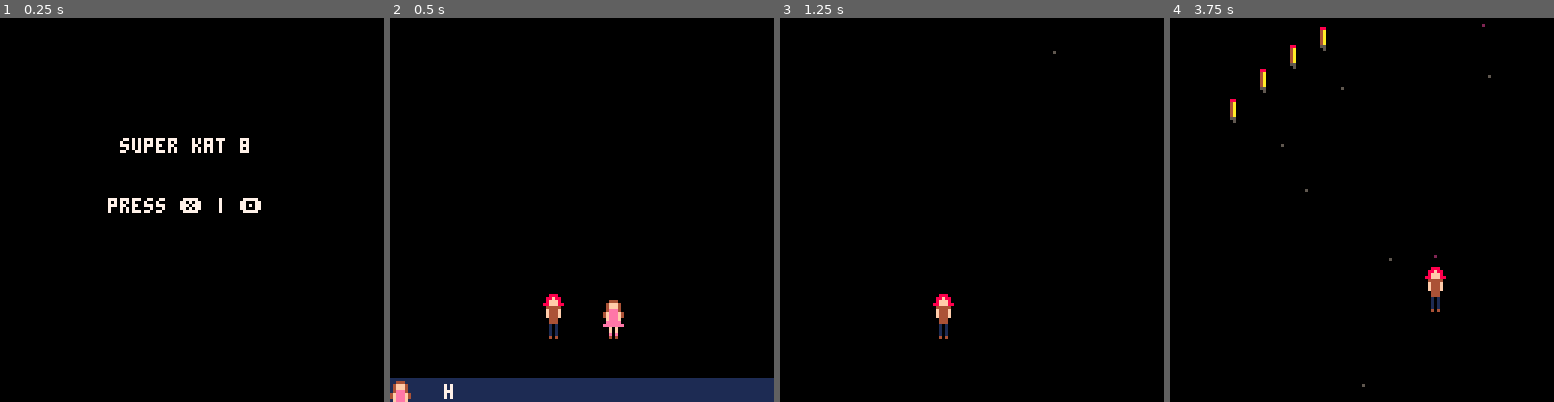
Above: before the commit, frames 1-4 (left to right).
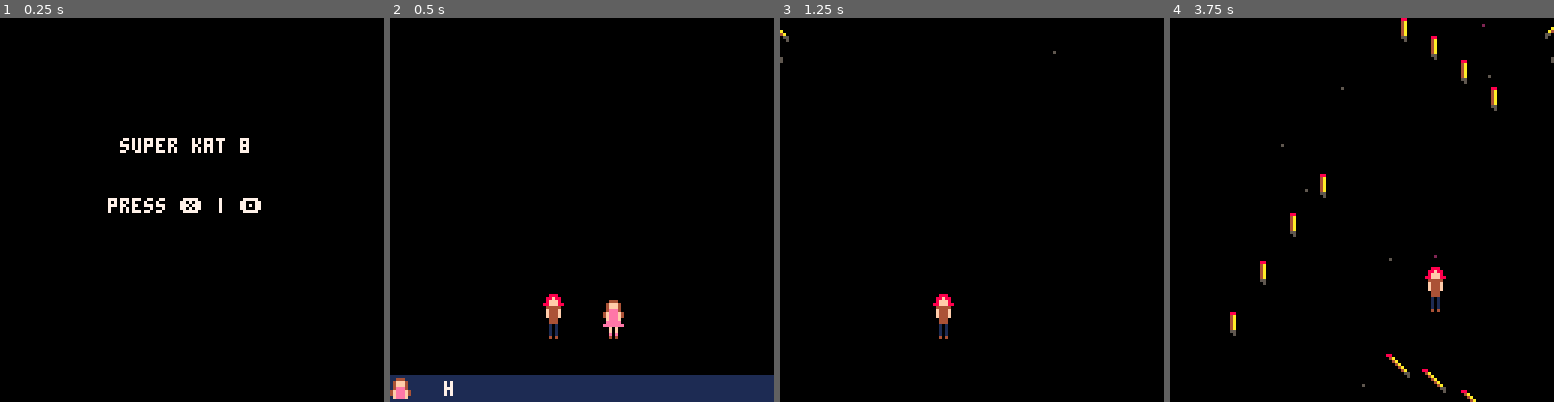
Above: after the commit, the same moments.

Repository: nsatragno/pico8-carts
Game: PICO-8 cartridge super_kat_8/super_kat_8.p8
Same seed, same stepped clock (60 frames per second), same inputs: the game is played once before the commit and once after it.
Inputs:
- Up to frame 1 (0.25 s): no input
- Up to frame 2 (0.5 s): tap X (X key) at 0.33 s
- Up to frame 3 (1.25 s): tap O (Z key) at 0.7 s; tap X (X key) at 1.07 s
- Up to frame 4 (3.75 s): hold Right 1.6-2.1 s; tap O (Z key) every 0.4 s from 1.7 to 3.7 s; tap X (X key) at 1.85, 2.97 s; hold Up 2.15-2.42 s; hold Right 2.47-3.03 s; hold Left 3.08-3.58 s; hold Down from 3.63 s (still down)

Frame 1 is identical in both runs. In frame 2, 1.0% of the frame differs, in the area x 0-100%, y 92-100%; in frame 3, less than 0.1%; in frame 4, 1.4%, in the area x 15-100%, y 0-100%.

Commit message:
Better pencils.

Diff:
--- a/super_kat_8/super_kat_8.p8
+++ b/super_kat_8/super_kat_8.p8
@@ -27,10 +27,31 @@
 
  events = {
   {
+   x = -5,
+   y = 0,
+   spawn = "pencil",
+   offset = 0.2,
+   angle = .86,
+  },
+  {
+   x = -5,
+   y = 10,
+   spawn = "pencil",
+   offset = 0.2,
+   angle = .86,
+  },
+  {
+   x = -5,
+   y = 20,
+   spawn = "pencil",
+   offset = 0.2,
+   angle = .86,
+  },
+  {
    x = 20,
    y = -5,
    spawn = "pencil",
-   offset = 2,
+   offset = 0.2,
    angle = .75,
   },
   {
@@ -58,7 +79,7 @@
    x = 107,
    y = -5,
    spawn = "pencil",
-   offset = 1,
+   offset = 0.5,
    angle = .75,
   },
   {
@@ -81,6 +102,27 @@
    spawn = "pencil",
    offset = 0.2,
    angle = .75,
+  },
+  {
+   x = 132,
+   y = 0,
+   spawn = "pencil",
+   offset = 0.2,
+   angle = .62,
+  },
+  {
+   x = 132,
+   y = 10,
+   spawn = "pencil",
+   offset = 0.2,
+   angle = .62,
+  },
+  {
+   x = 132,
+   y = 20,
+   spawn = "pencil",
+   offset = 0.2,
+   angle = .62,
   },
   {
    x = 20,
@@ -115,6 +157,7 @@
   return {
     ticks = 0,
     messages = messages,
+    current_message = "",
 
     set = function(self, messages)
       self.ticks = 0
@@ -138,9 +181,9 @@
       if #self.messages <= 0 then
         return
       end
-      rectfill(0, 120, 127, 127, 1)
-      print(self.current_message, 18, 122, 7)
-      spr(self.messages[1].sprite, 0, 120, 1, 1)
+      rectfill(0, 119, 127, 127, 1)
+      print(self.current_message, 18, 121, 7)
+      spr(self.messages[1].sprite, 0, 119, 1, 1)
     end,  -- dialog:draw
   }
 end  -- create_dialog
@@ -572,7 +615,16 @@
  end
 
  for pencil in all(pencils) do
-  spr(96, pencil.x - 3, pencil.y - 4, 1, 2, flr(time() * 5) % 2 == 0)
+  local sprite
+  local flip_x = false
+  if pencil.angle == 0.75 then
+   sprite = 96
+   flip_x = flr(time() * 5) % 2 == 0
+  else
+   sprite = 97
+   flip_x = pencil.angle > 0.75
+  end
+  spr(sprite, pencil.x - 3, pencil.y - 4, 1, 2, flip_x)
   pal()
 
   local pencil_rect = {
